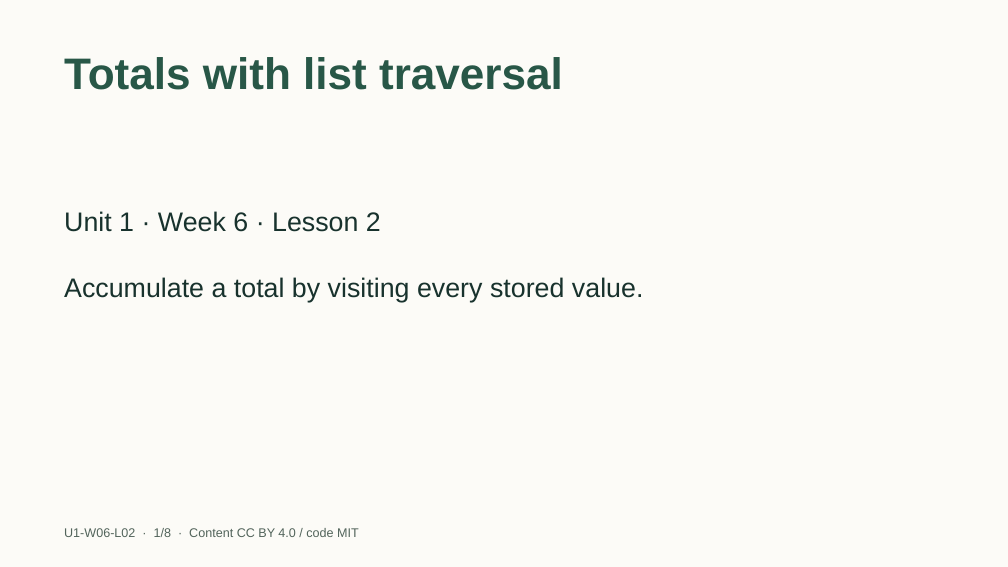
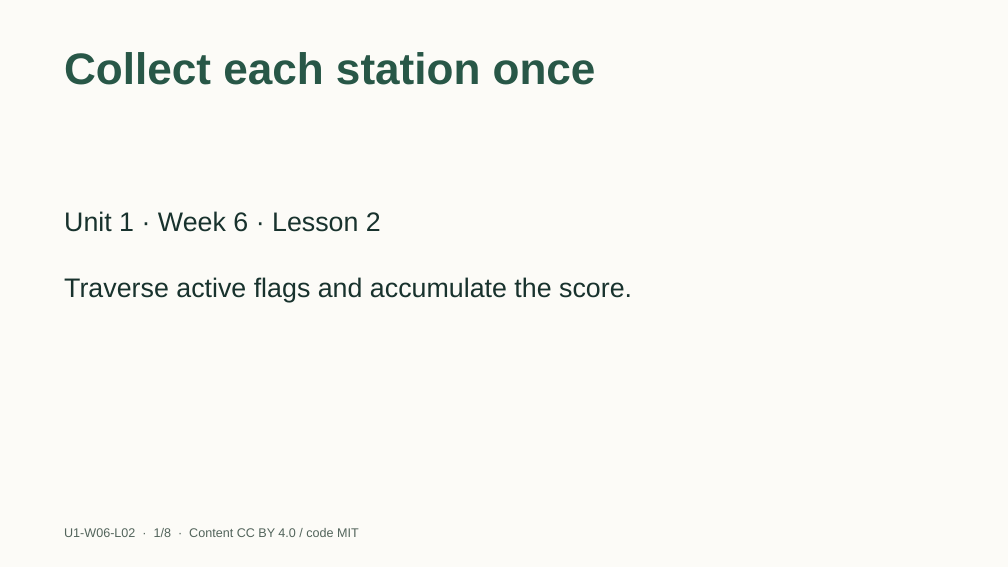
Before and after one commit to EdugenIO/cs-atar-textbook, a slide deck: slide 1 of dist/slides/u1-w06-l02.pptx. Drawn at 1008x567 pixels with LibreOffice and Linux fonts; fonts in the diff are those of the drawing. Boxes give left, top, right and bottom in pixels: in the first picture for what was removed or moved away, otherwise in the second. Text is boxed around its words. In the diff, an @@ line names an element or a change of style, - is before the commit and + after.

```diff
--- a/dist/slides/u1-w06-l02.pptx
+++ b/dist/slides/u1-w06-l02.pptx
@@ title removed at (x1=64, y1=57, x2=563, y2=90) @@
-Totals with list traversal
@@ title added at (x1=64, y1=52, x2=596, y2=85), 42 pt, text #285747, bold @@
+Collect each station once
@@ text at (x1=64, y1=277, x2=632, y2=302): text changed @@
-Accumulate a total by visiting every stored value.
+Traverse active flags and accumulate the score.
```
Also in this commit, not shown: 7 slides added, 7 slides removed, 38 other files.
